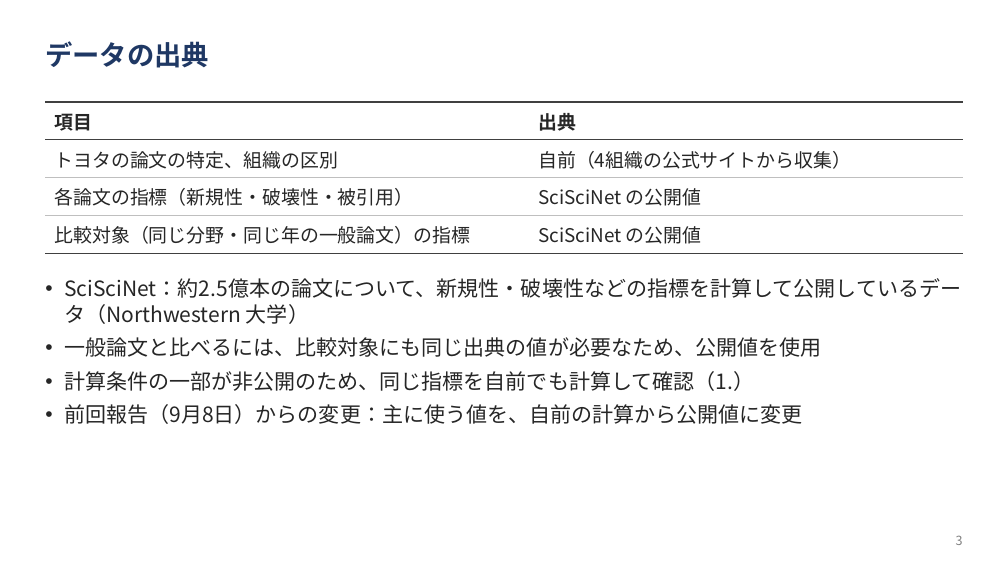
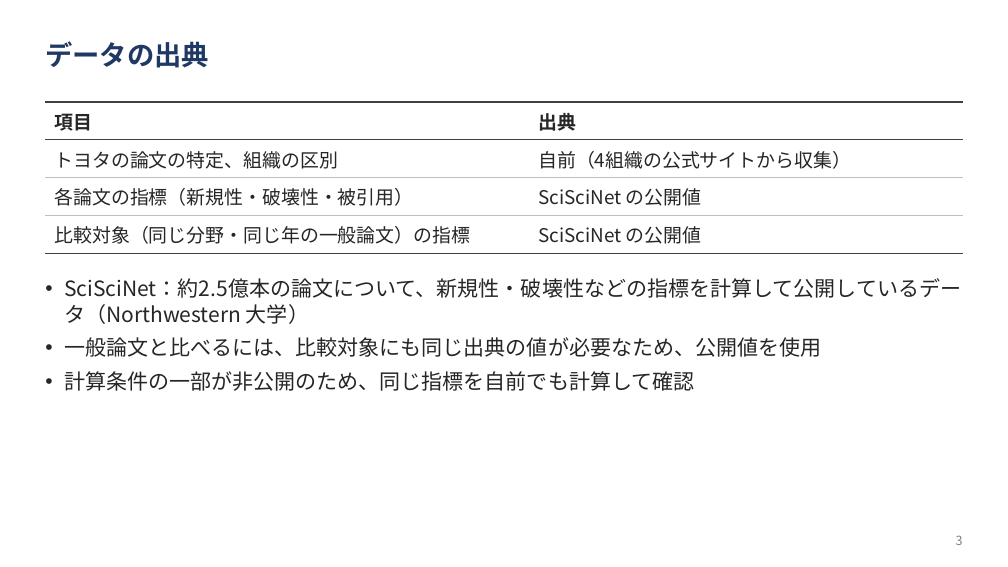
Before and after one commit to ryosuke0828/sci-sci-toyota, a slide deck: slide 3 of docs/slides/toyota_novelty_progress.pptx. Drawn at 1008x567 pixels with LibreOffice and Linux fonts; fonts in the diff are those of the drawing. Boxes give left, top, right and bottom in pixels: in the first picture for what was removed or moved away, otherwise in the second. Text is boxed around its words. In the diff, an @@ line names an element or a change of style, - is before the commit and + after.

```diff
--- a/docs/slides/toyota_novelty_progress.pptx
+++ b/docs/slides/toyota_novelty_progress.pptx
@@ text at bbox=[64, 371, 694, 391]: text changed @@
-• 計算条件の一部が非公開のため、同じ指標を自前でも計算して確認（1.）
-• 前回報告（9月8日）からの変更：主に使う値を、自前の計算から公開値に変更
+• 計算条件の一部が非公開のため、同じ指標を自前でも計算して確認
```
Also in this commit, not shown: 13 other slides changed, 2 slides added.
